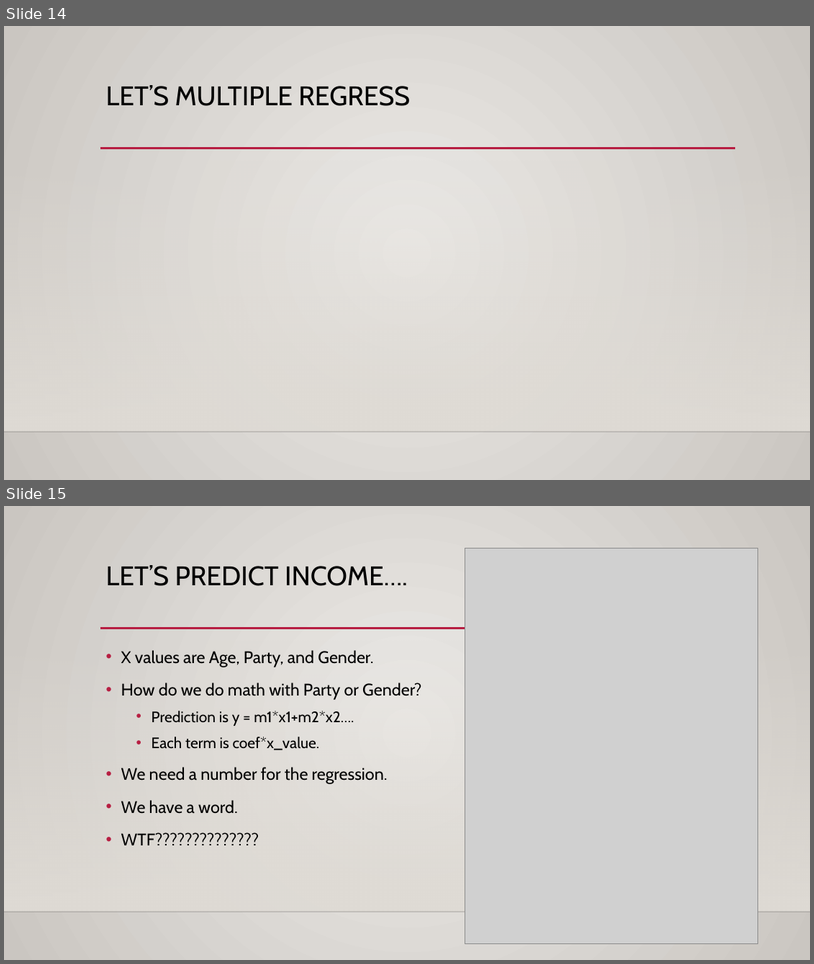
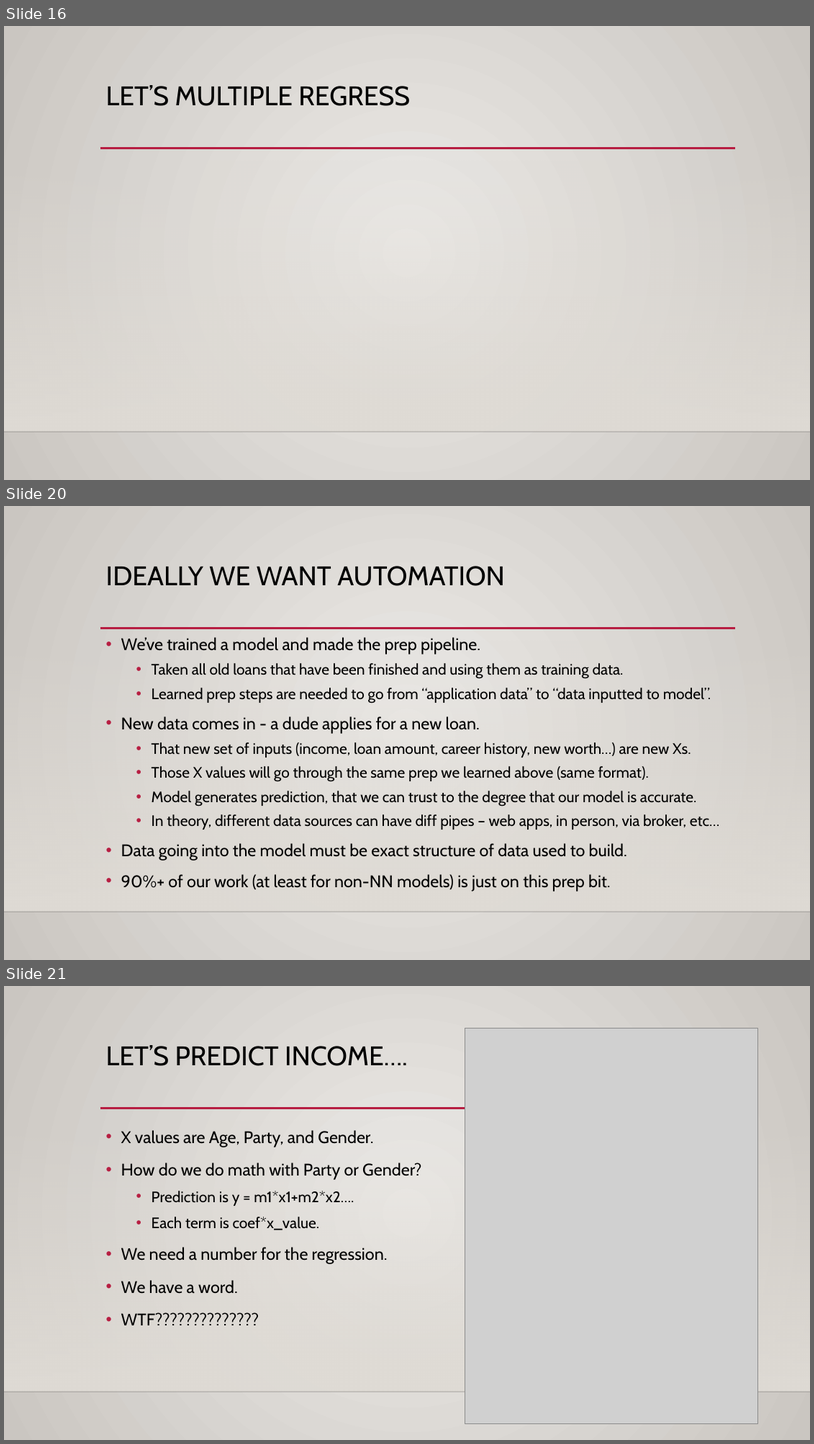
Before and after one commit to AkeemSemperDataScience/Basic_Stats_in_Python_Student_Repository, a slide deck: reference_material/slides/022_encoding.pptx. Shown one above the other, each under a label of ours: slides 14 and 15 before the commit, slides 16, 20 and 21 after it; the slides between them are not shown. The pictures are 814x964 and 814x1444 pixels, drawn with LibreOffice and Linux fonts; fonts in the diff are those of the drawing; grey boxes stand for pictures; background and template pictures are left out. Boxes give left, top, right and bottom in pixels: in the first picture for what was removed or moved away, otherwise in the second. Text is boxed around its words. In the diff, an @@ line names an element or a change of style, - is before the commit and + after.

```diff
--- a/reference_material/slides/022_encoding.pptx
+++ b/reference_material/slides/022_encoding.pptx
@@ slide 20 added at [4,506,810,960], background gradient #ECEAE7 to #CAC7C1; not listed: 3 template elements that a slide beside it also shows @@
@@ title added at [106,566,505,586], 32 pt, text #000000 @@
+IDEALLY WE WANT AUTOMATION
@@ text added at [121,637,720,891], 18 pt, text #000000 @@
+• We’ve trained a model and made the prep pipeline.
+  • Taken all old loans that have been finished and using them as training data.
+  • Learned prep steps are needed to go from “application data” to “data inputted to model”.
+• New data comes in - a dude applies for a new loan.
+  • That new set of inputs (income, loan amount, career history, new worth…) are new Xs.
+  • Those X values will go through the same prep we learned above (same format).
+  • Model generates prediction, that we can trust to the degree that our model is accurate.
+  • In theory, different data sources can have diff pipes – web apps, in person, via broker, etc…
+• Data going into the model must be exact structure of data used to build.
+• 90%+ of our work (at least for non-NN models) is just on this prep bit.
@@ what was slide 14 is now slide 16 @@
@@ what was slide 15 is now slide 21 @@
```
Also in this commit, not shown: 6 slides changed, 10 other slides added, 7 other files.
